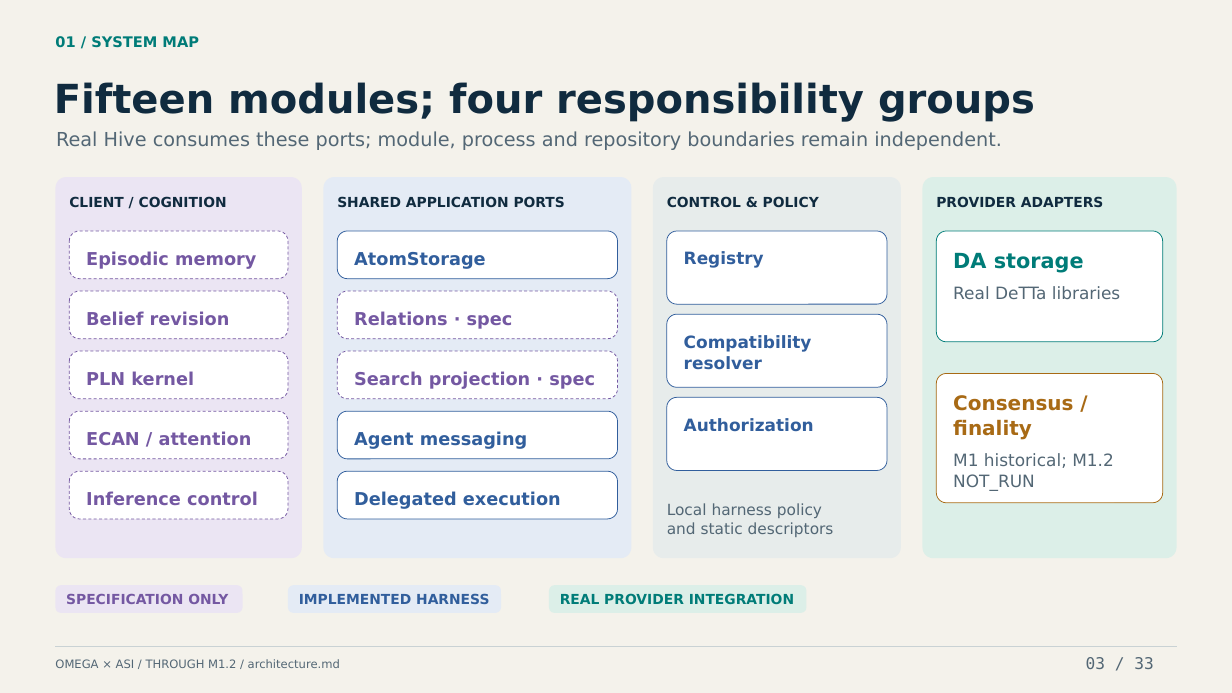
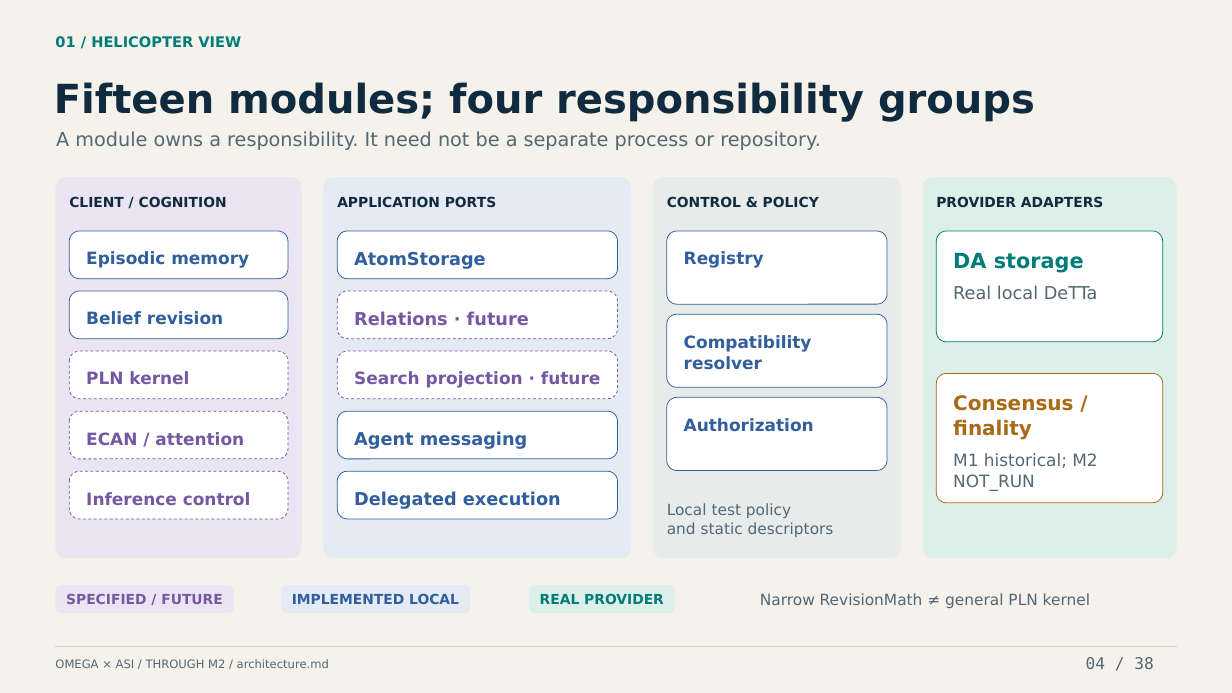
Before and after one commit to machieke/fusion-module-interfaces, a slide deck: slide 4 of docs/presentation/omega-asi-module-interfaces.pptx (slide 3 before the commit). Drawn at 1232x693 pixels with LibreOffice and Linux fonts; fonts in the diff are those of the drawing. Boxes give left, top, right and bottom in pixels: in the first picture for what was removed or moved away, otherwise in the second. Text is boxed around its words. In the diff, an @@ line names an element or a change of style, - is before the commit and + after.

Commit message:
Update conference deck through M2 with an ELI16 executive summary

```diff
--- a/docs/presentation/omega-asi-module-interfaces.pptx
+++ b/docs/presentation/omega-asi-module-interfaces.pptx
@@ text at box(55, 36, 241, 48): text changed @@
-01 / SYSTEM MAP
+01 / HELICOPTER VIEW
@@ text at box(56, 131, 821, 150): text changed @@
-Real Hive consumes these ports; module, process and repository boundaries remain independent.
+A module owns a responsibility. It need not be a separate process or repository.
@@ text at box(337, 196, 496, 207): text changed @@
-SHARED APPLICATION PORTS
+APPLICATION PORTS
@@ rounded rectangle at box(69, 231, 288, 279): outline #7458A2 0.6 pt dashed to #315E9C 0.6 pt @@
@@ text "Episodic memory" at box(86, 251, 249, 268): size 13.8 to 13.2 pt, text colour #7458A2 to #315E9C @@
@@ rounded rectangle at box(69, 291, 288, 339): outline #7458A2 0.6 pt dashed to #315E9C 0.6 pt @@
@@ text at box(953, 286, 1098, 299): text changed; size 13.2 to 13.8 pt @@
-Real DeTTa libraries
+Real local DeTTa
@@ text "Belief revision" at box(86, 311, 223, 325): size 13.8 to 13.2 pt, text colour #7458A2 to #315E9C @@
@@ text at box(354, 311, 529, 325): text changed @@
-Relations · spec
+Relations · future
@@ size 13.8 to 13.2 pt in 3 elements at box(86, 432, 244, 445), box(86, 492, 251, 505), box(86, 371, 189, 384) @@
@@ text at box(354, 371, 600, 388): text changed; size 13.8 to 13.2 pt @@
-Search projection · spec
+Search projection · future
@@ text at box(953, 453, 1097, 468): text changed @@
-M1 historical; M1.2
+M1 historical; M2
@@ text at box(667, 503, 791, 518): text changed @@
-Local harness policy
+Local test policy
@@ rounded rectangle: place and size @@
-rounded rectangle at box(55, 585, 242, 613)
+rounded rectangle at box(55, 585, 234, 613)
@@ text at box(66, 594, 223, 604): text changed @@
-SPECIFICATION ONLY
+SPECIFIED / FUTURE
@@ rounded rectangle: place and size @@
-rounded rectangle at box(288, 585, 502, 613)
+rounded rectangle at box(281, 585, 470, 613)
@@ text at box(292, 593, 459, 604): text changed @@
-IMPLEMENTED HARNESS
+IMPLEMENTED LOCAL
@@ rounded rectangle: place and size @@
-rounded rectangle at box(549, 585, 807, 613)
+rounded rectangle at box(529, 585, 675, 613)
@@ text at box(540, 593, 664, 604): text changed @@
-REAL PROVIDER INTEGRATION
+REAL PROVIDER
@@ text added at box(760, 593, 1090, 608), 12 pt, text #536775 @@
+Narrow RevisionMath ≠ general PLN kernel
@@ text at box(55, 659, 329, 668): text changed @@
-OMEGA × ASI / THROUGH M1.2 / architecture.md
+OMEGA × ASI / THROUGH M2 / architecture.md
@@ text at box(1086, 657, 1153, 669): text changed @@
-03 / 33
+04 / 38
```
Also in this commit, not shown: 8 other slides changed, 29 slides added, 24 slides removed, 47 other files.
